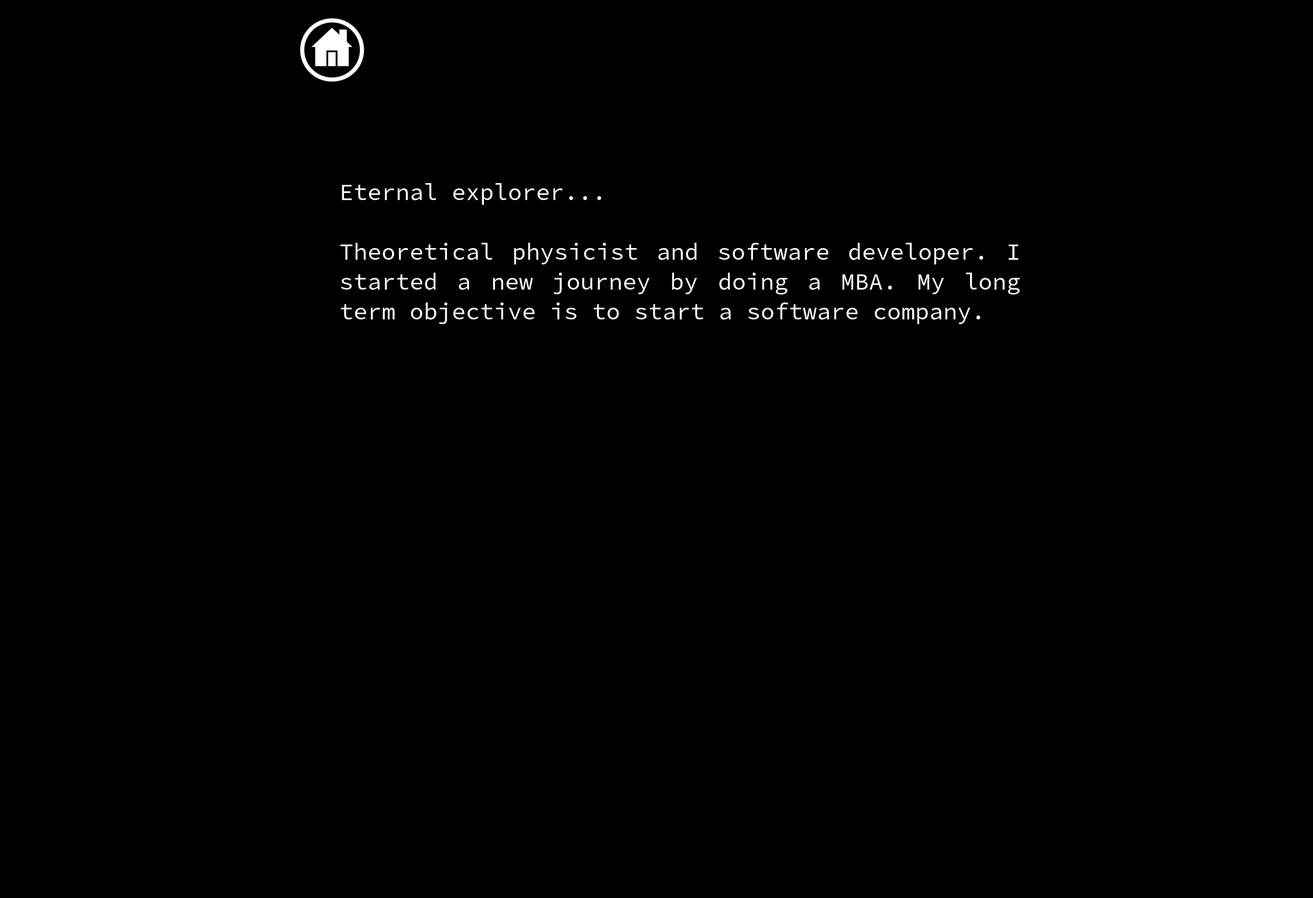
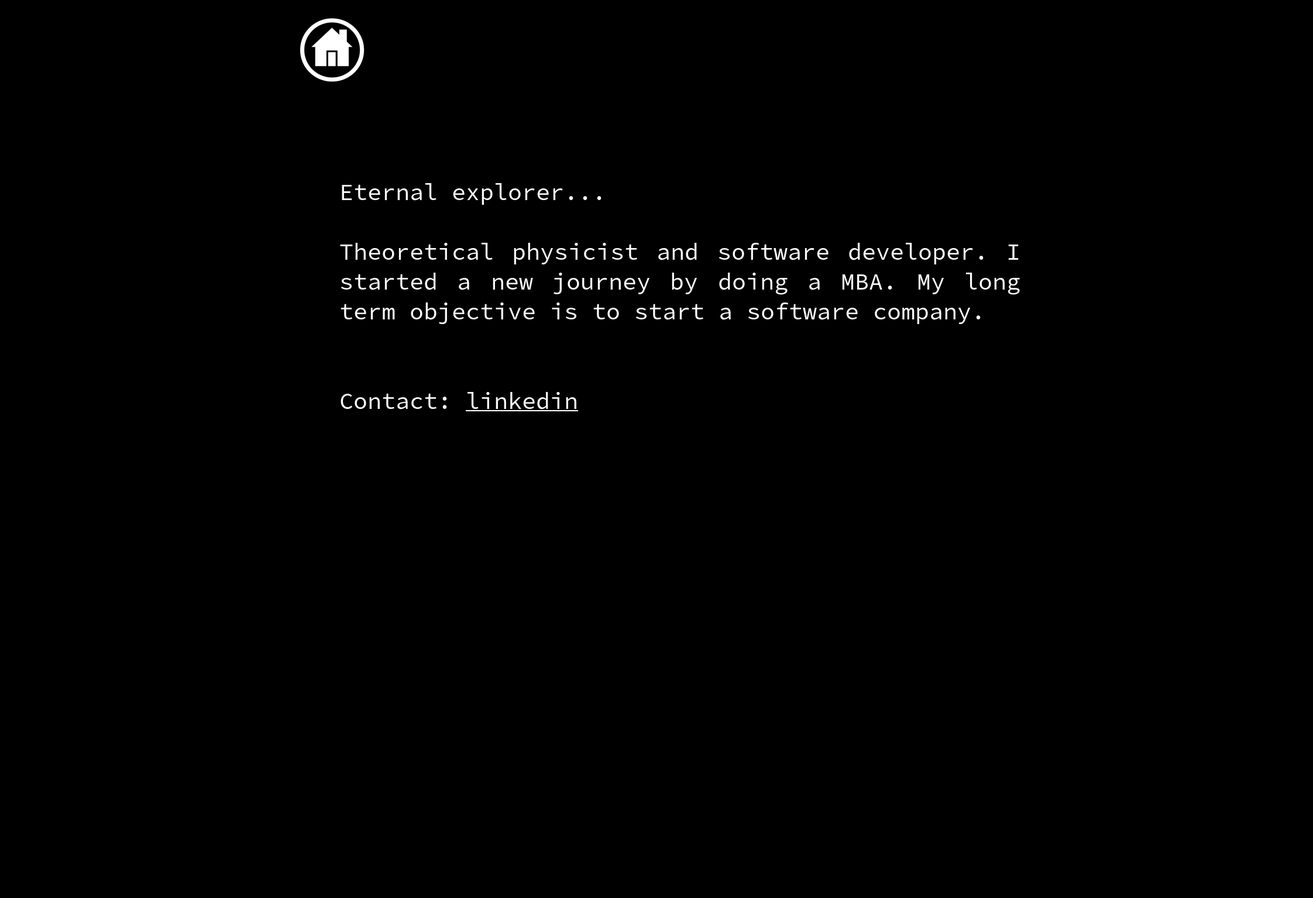
Two versions of the same layered image (1313x898). Layer-by-layer changes:
painted on "Eternal explorer... ..." over [340, 392, 579, 412]
